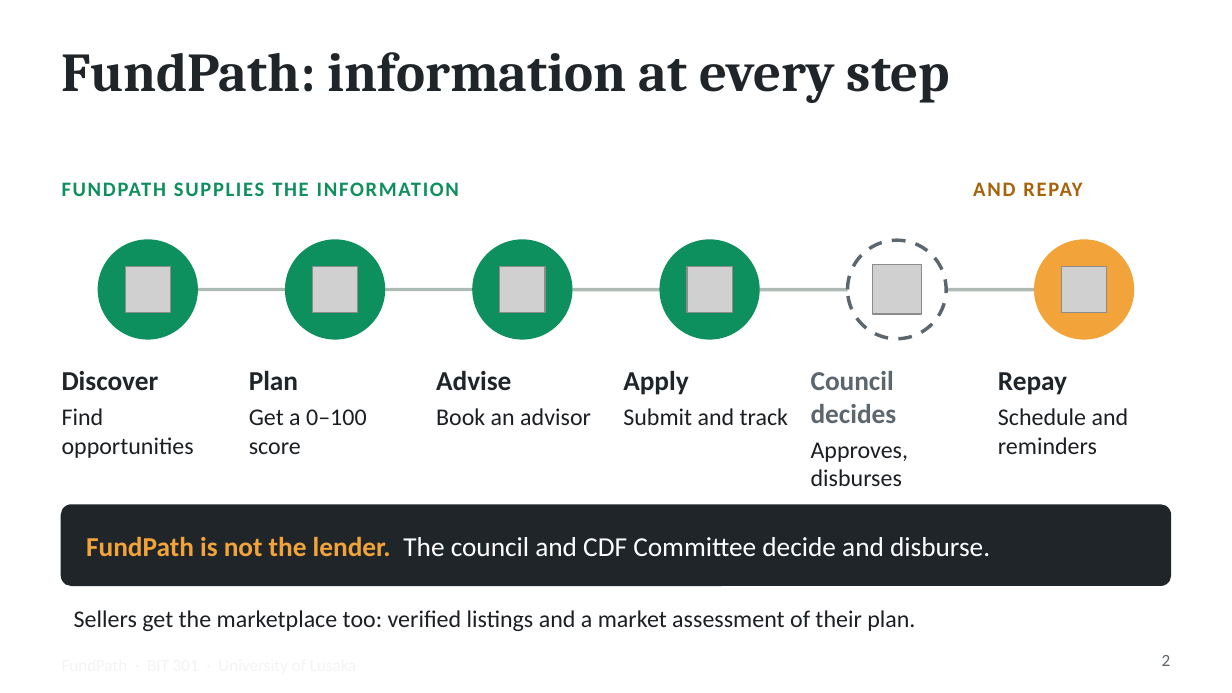
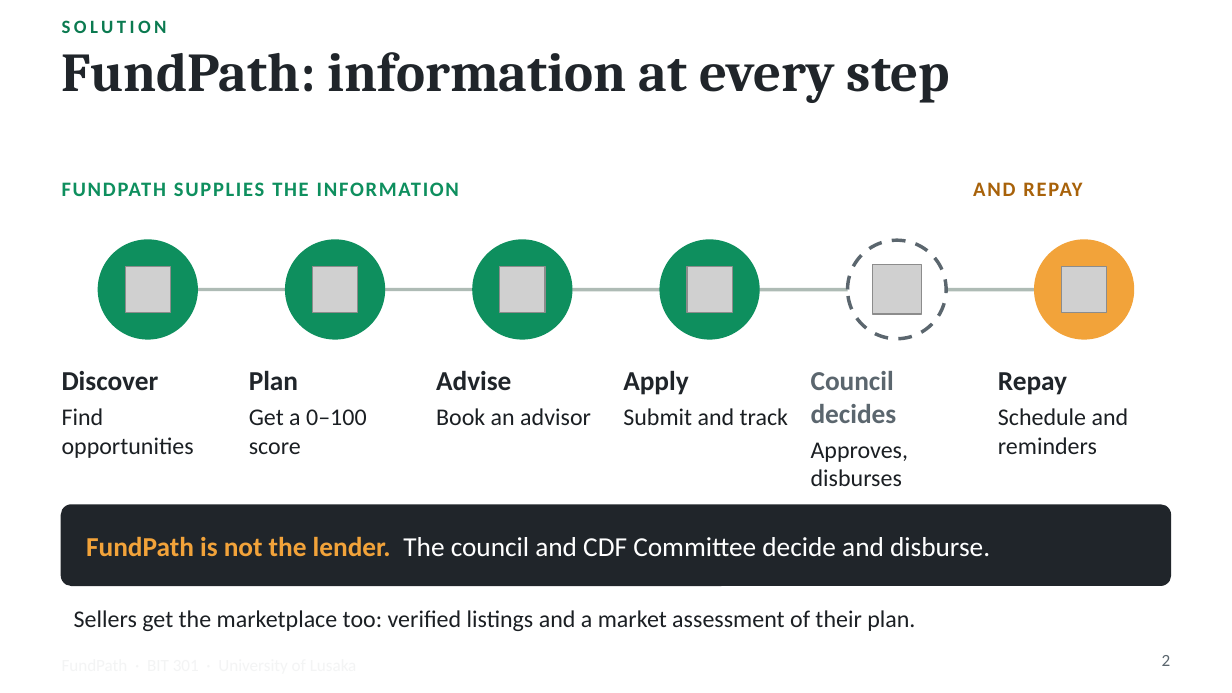
Before and after one commit to mwemmz/cdf-project, a slide deck: slide 2 of docs/presentation/FundPath_5_Slide_Pitch.pptx. Drawn at 1232x693 pixels with LibreOffice and Linux fonts; fonts in the diff are those of the drawing; grey boxes stand for pictures; background and template pictures are left out. Boxes give left, top, right and bottom in pixels: in the first picture for what was removed or moved away, otherwise in the second. Text is boxed around its words. In the diff, an @@ line names an element or a change of style, - is before the commit and + after.

```diff
--- a/docs/presentation/FundPath_5_Slide_Pitch.pptx
+++ b/docs/presentation/FundPath_5_Slide_Pitch.pptx
@@ text added at [62,20,167,33], 11 pt, text #0B7A50, bold @@
+SOLUTION
```
Also in this commit, not shown: 4 other slides changed.
